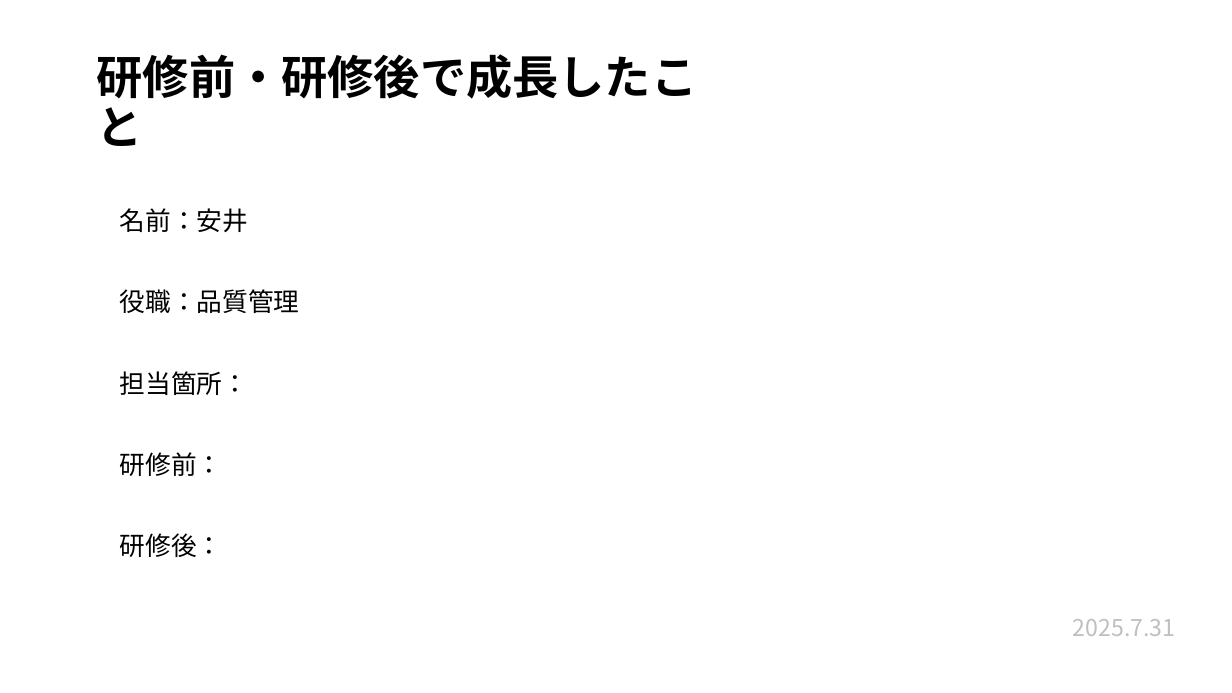
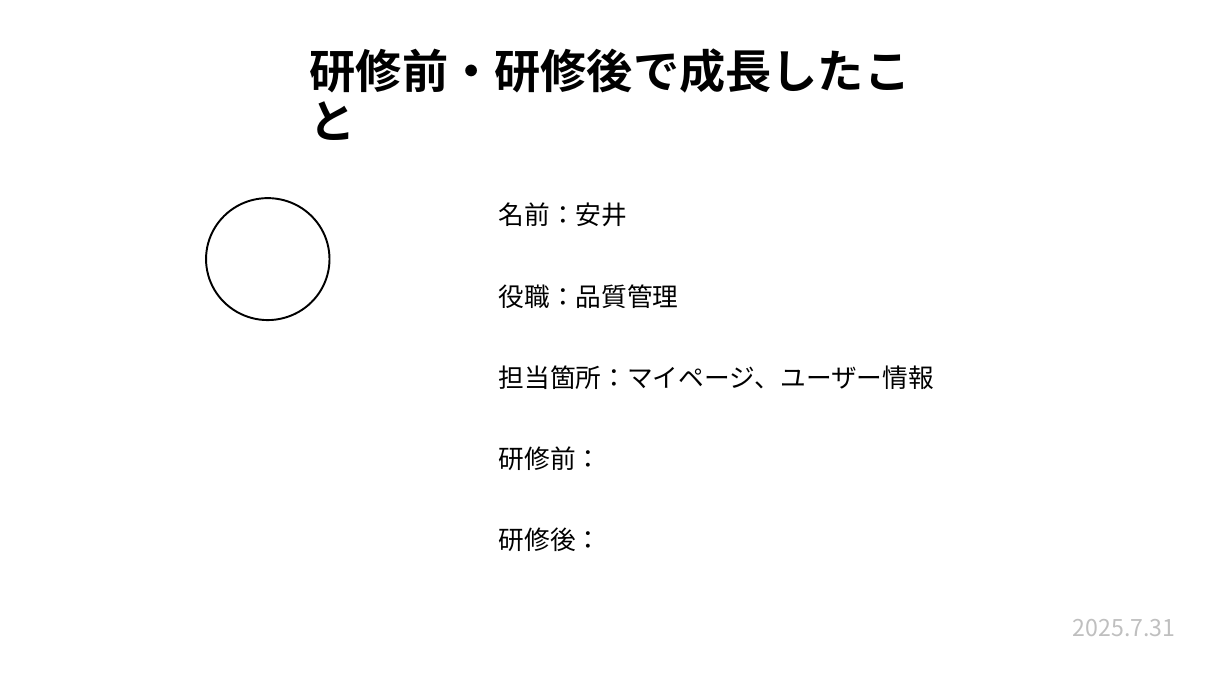
Before and after one commit to plusdojo2025/a2-7, a slide deck: slide 12 of 発表準備/7月成果発表会.pptx. Drawn at 1232x693 pixels with LibreOffice and Linux fonts; fonts in the diff are those of the drawing. Boxes give left, top, right and bottom in pixels: in the first picture for what was removed or moved away, otherwise in the second. Text is boxed around its words. In the diff, an @@ line names an element or a change of style, - is before the commit and + after.

```diff
--- a/発表準備/7月成果発表会.pptx
+++ b/発表準備/7月成果発表会.pptx
@@ title "研修前・研修後で成長したこと": place and size @@
-title "研修前・研修後で成長したこと" at <box>97,54,698,146</box>
+title "研修前・研修後で成長したこと" at <box>310,48,911,140</box>
@@ ellipse added at <box>206,198,330,320</box>, fill #FFFFFF, outline #000000 1.5 pt @@
@@ text "名前：安井": place and size @@
-text "名前：安井" at <box>120,208,300,557</box>
+text "名前：安井" at <box>499,202,934,551</box>
@@ text at <box>499,365,934,389</box>: text changed @@
-担当箇所：
+担当箇所：マイページ、ユーザー情報
```
Also in this commit, not shown: 14 other slides changed.
